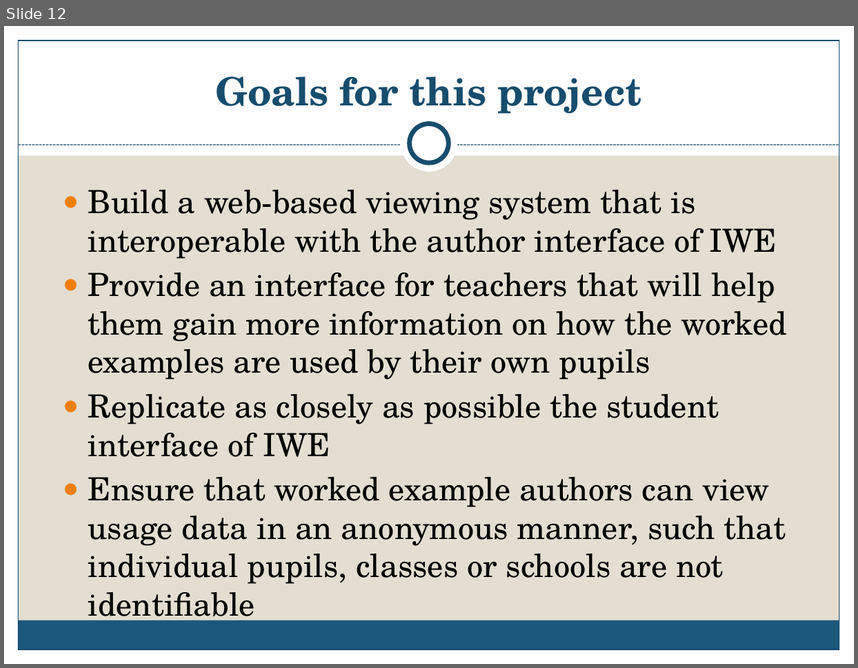
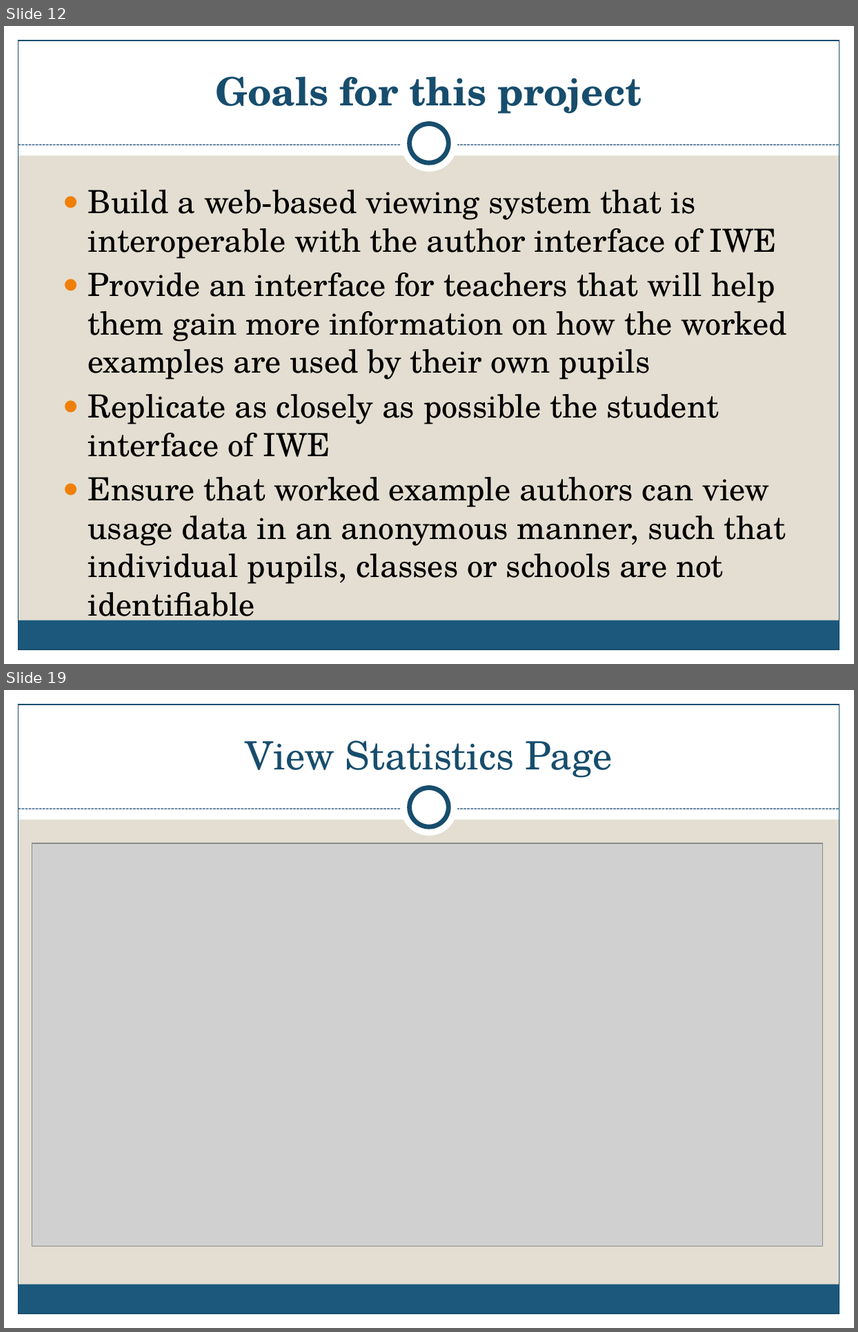
Before and after one commit to emivulpe/weave, a slide deck: presentation/WEAVE presentation.pptx. Shown one above the other, each under a label of ours: slide 12 before the commit, slides 12 and 19 after it; the slides between them are not shown. The pictures are 858x668 and 858x1332 pixels, drawn with LibreOffice and Linux fonts; fonts in the diff are those of the drawing; grey boxes stand for pictures. Boxes give left, top, right and bottom in pixels: in the first picture for what was removed or moved away, otherwise in the second. Text is boxed around its words. In the diff, an @@ line names an element or a change of style, - is before the commit and + after.

```diff
--- a/presentation/WEAVE presentation.pptx
+++ b/presentation/WEAVE presentation.pptx
@@ slide 19 added at <box>4,690,854,1328</box>, background #E3DED1; not listed: 9 template elements that a slide beside it also shows @@
@@ title added at <box>245,740,613,778</box>, 33 pt, text #184E6D @@
+View Statistics Page
@@ picture added at <box>32,843,822,1246</box> @@
```
Also in this commit, not shown: 9 slides changed, 1 other slide added, 25 other files.
